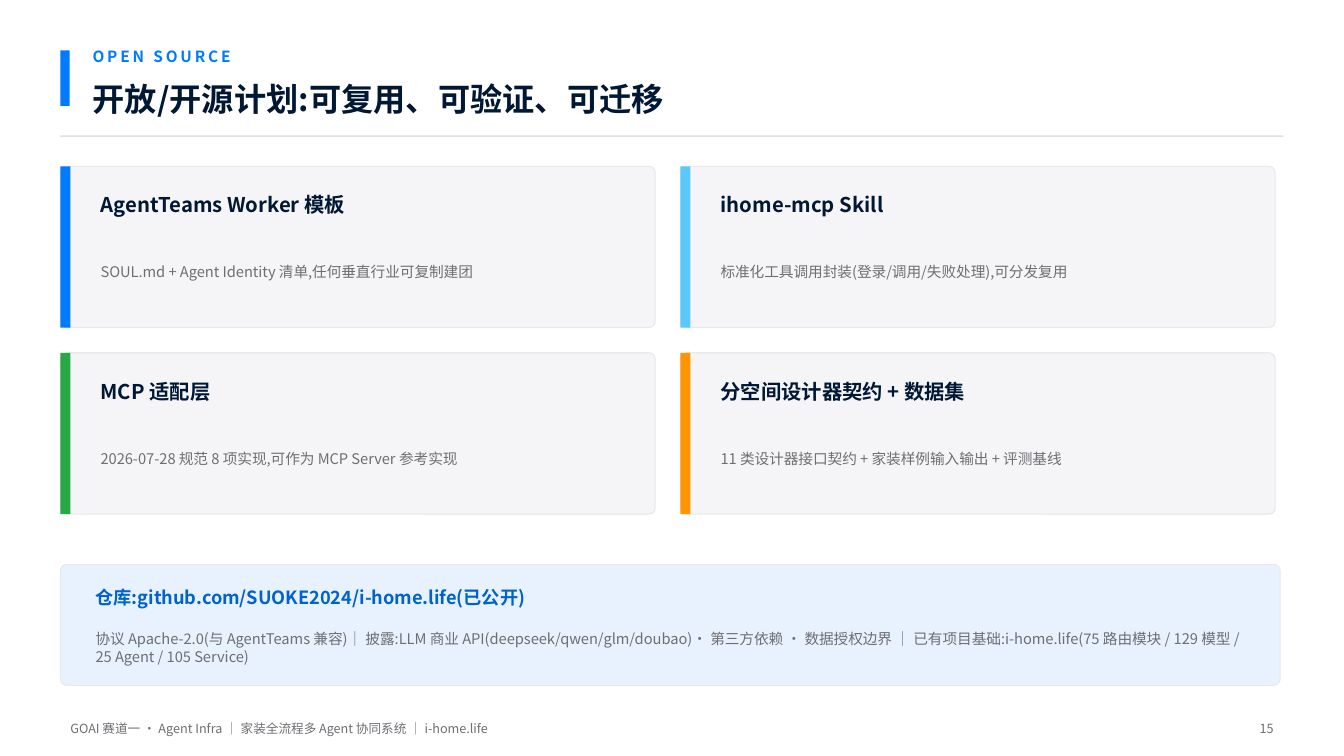
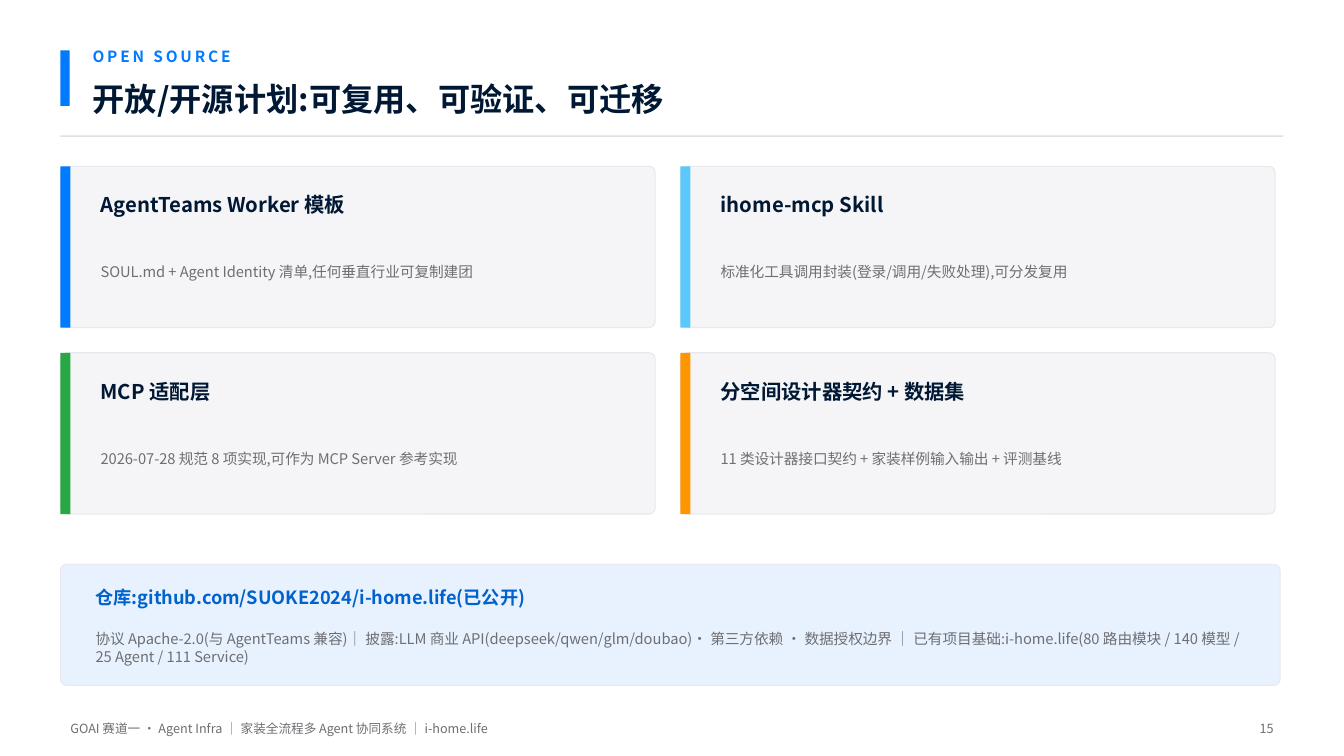
Before and after one commit to SUOKE2024/i-home.life, a slide deck: slide 15 of goai-agent-infra/ppt/GOAI初赛-家装全流程多Agent协同系统.pptx. Drawn at 1344x756 pixels with LibreOffice and Linux fonts; fonts in the diff are those of the drawing. Boxes give left, top, right and bottom in pixels: in the first picture for what was removed or moved away, otherwise in the second. Text is boxed around its words. In the diff, an @@ line names an element or a change of style, - is before the commit and + after.

Commit message:
docs(goai): 参赛材料口径统一——2442 测试基线 / v1.14.1 / 80 路由 + PPT 17 页重渲染
- 简介/论文/提交清单/方案/deck.js：2417→2442 passed（collect 2423→2448，与 scripts/test_baseline.json 2026-08-16 校准一致）
- 当前状态声明 v1.14.0→v1.14.1（特性引入版本表述保留）
- PPT 根目录移入 ppt/，17 页落款页，内部数字经解包校验

```diff
--- a/goai-agent-infra/ppt/GOAI初赛-家装全流程多Agent协同系统.pptx
+++ b/goai-agent-infra/ppt/GOAI初赛-家装全流程多Agent协同系统.pptx
@@ text at (96,631,1230,666): text changed @@
-协议 Apache-2.0(与 AgentTeams 兼容)｜ 披露:LLM 商业 API(deepseek/qwen/glm/doubao)· 第三方依赖 · 数据授权边界 ｜ 已有项目基础:i-home.life(75 路由模块 / 129 模型 / 25 Agent / 105 Service)
+协议 Apache-2.0(与 AgentTeams 兼容)｜ 披露:LLM 商业 API(deepseek/qwen/glm/doubao)· 第三方依赖 · 数据授权边界 ｜ 已有项目基础:i-home.life(80 路由模块 / 140 模型 / 25 Agent / 111 Service)
```
Also in this commit, not shown: 7 other slides changed, 1 slide added, 6 other files.
